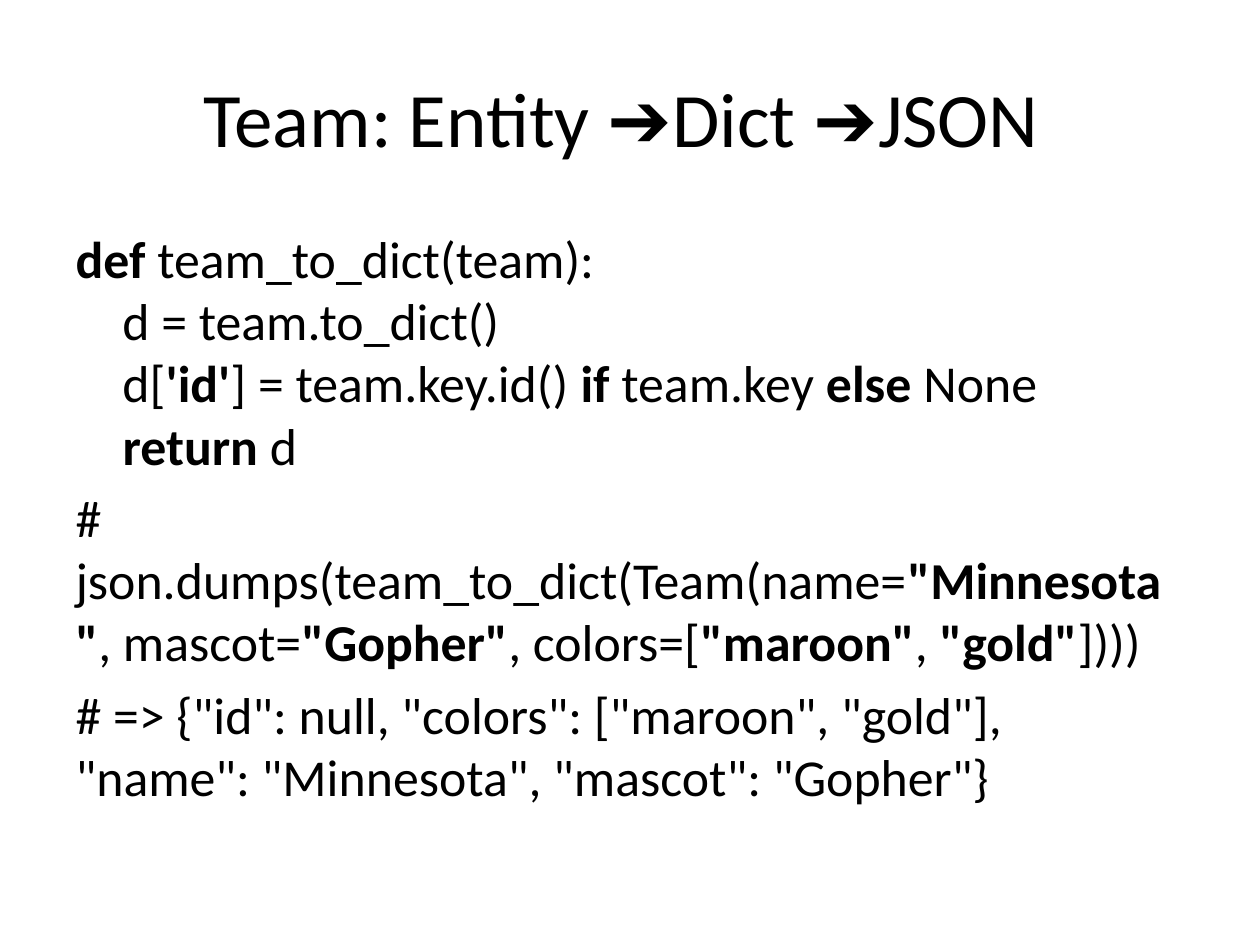
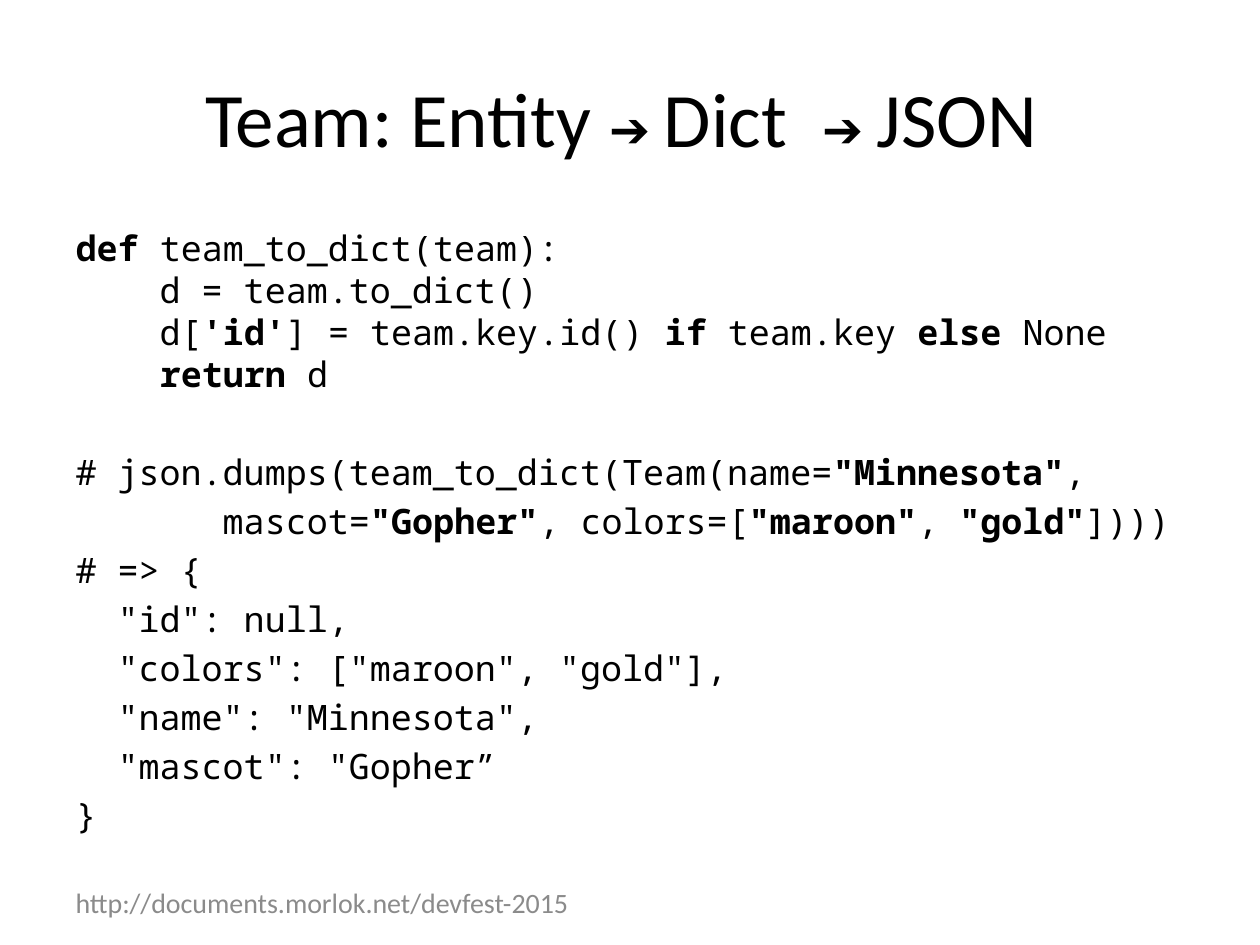
Before and after one commit to rmorlok/RESTfulServicesInPythonPresentation, a slide deck: slide 19 of RESTfulAppEngine.pptx (slide 9 before the commit). Drawn at 1260x945 pixels with LibreOffice and Linux fonts; fonts in the diff are those of the drawing. Boxes give left, top, right and bottom in pixels: in the first picture for what was removed or moved away, otherwise in the second. Text is boxed around its words. In the diff, an @@ line names an element or a change of style, - is before the commit and + after.

```diff
--- a/RESTfulAppEngine.pptx
+++ b/RESTfulAppEngine.pptx
@@ title at <box>205,93,1037,160</box>: spaces changed @@
-Team: Entity ➔Dict ➔JSON
+Team: Entity ➔ Dict ➔ JSON
@@ text at <box>76,234,1107,388</box>: size 29.6 to 20 pt, font Calibri to Noto Sans Mono in "def team_to_dict(team): d = team.to_dict() d['id'] = ..."; less space between paragraphs @@
@@ text at <box>118,458,1169,788</box>: text changed; size 29.6 to 20 pt; font Calibri to Noto Sans Mono @@
-# json.dumps(team_to_dict(Team(name="Minnesota", mascot="Gopher", colors=["maroon", "gold"])))
-# => {"id": null, "colors": ["maroon", "gold"], "name": "Minnesota", "mascot": "Gopher"}
+# json.dumps(team_to_dict(Team(name="Minnesota",
+mascot="Gopher", colors=["maroon", "gold"])))
+# => {
+"id": null,
+"colors": ["maroon", "gold"],
+"name": "Minnesota",
+"mascot": "Gopher”
+}
@@ text added at <box>76,893,569,918</box>, 16 pt, text #8C8C8C @@
+http://documents.morlok.net/devfest-2015
```
Also in this commit, not shown: 9 other slides changed, 25 slides added, 7 other files.
